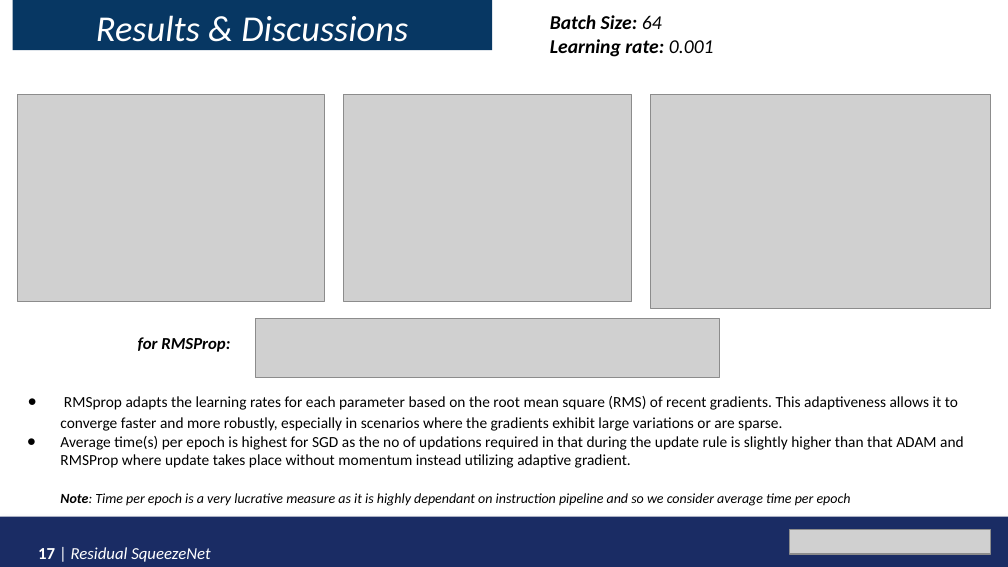
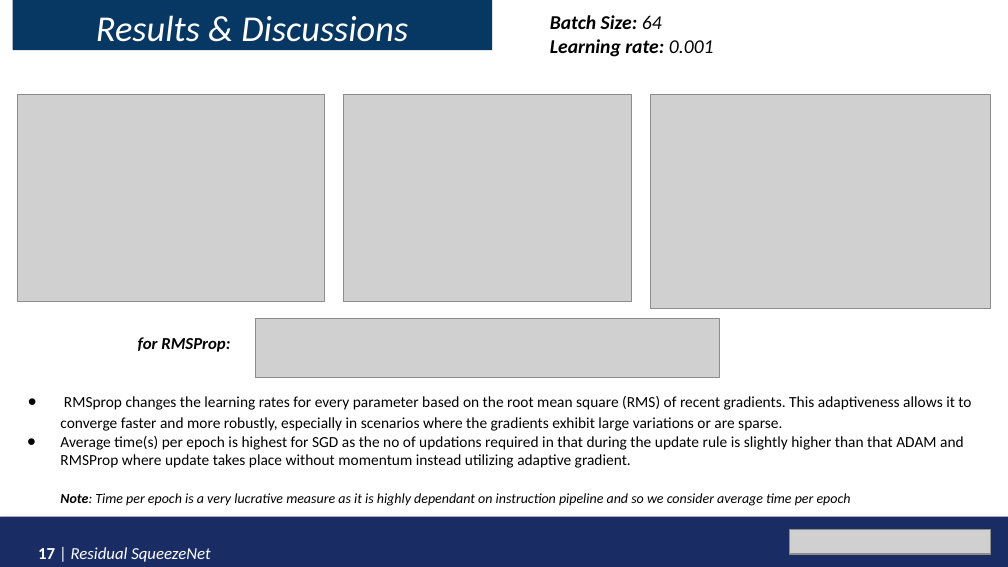
Before and after one commit to Apurva3509/SqueezeNet_HAD, a slide deck: slide 17 of EECS6699_ SqueezeNet.pptx. Drawn at 1008x567 pixels with LibreOffice and Linux fonts; fonts in the diff are those of the drawing; grey boxes stand for pictures. Boxes give left, top, right and bottom in pixels: in the first picture for what was removed or moved away, otherwise in the second. Text is boxed around its words. In the diff, an @@ line names an element or a change of style, - is before the commit and + after.

```diff
--- a/EECS6699_ SqueezeNet.pptx
+++ b/EECS6699_ SqueezeNet.pptx
@@ text at (60, 396, 971, 431): text changed @@
-● RMSprop adapts the learning rates for each parameter based on the root mean square (RMS) of recent gradients. This adaptiveness allows it to converge faster and more robustly, especially in scenarios where the gradients exhibit large variations or are sparse.
+● RMSprop changes the learning rates for every parameter based on the root mean square (RMS) of recent gradients. This adaptiveness allows it to converge faster and more robustly, especially in scenarios where the gradients exhibit large variations or are sparse.
```
Also in this commit, not shown: 6 other slides changed, 3 other files.
